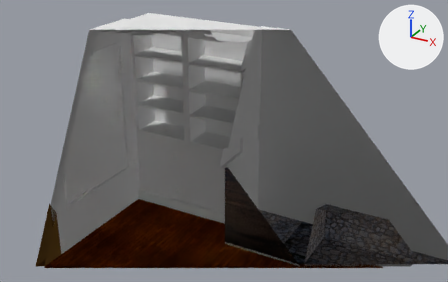
The Blender file Scenes/GothicLibrary.blend: old version first, new version second.
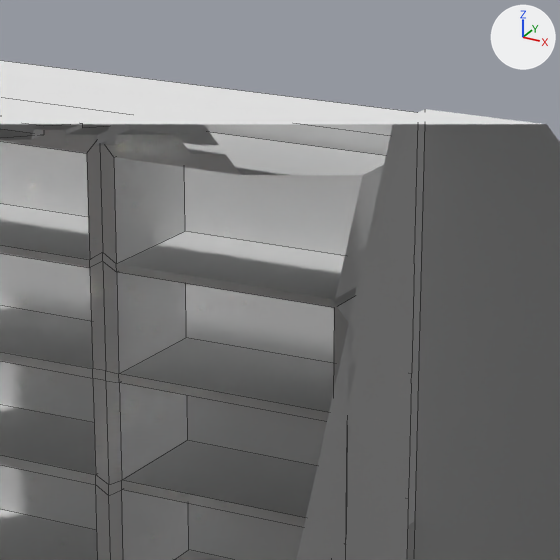
There are two pictures of each version: one from a 50 mm lens placed at (6.67, -15.95, 18.49), pointed at (-8.0, 10.73, 5.15), one close up on the part from 36% to 66% of the width and 0% to 47% of the height. Lighting does not change. The marker at upper right points along +X, +Y and +Z. The close-ups show mesh edges as thin lines. Everything nearer to the camera than a plane just in front of the edit is cut away.

The first close-up shows 'Bookshelf-110x18x70_proxy.005', 'CeilingTile_proxy', 'CeilingTile_proxy.006', 'FireplaceWall-110x20x70_proxy.001'.
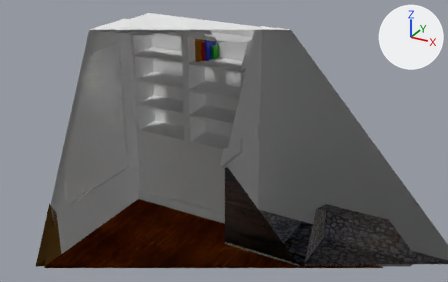
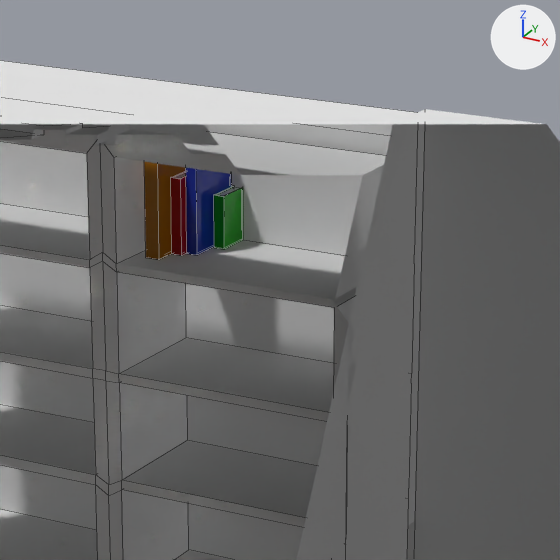
Pixel boxes [x1, y1, x2, y2] of what changed, in the close-ups (560 x 560 px):
'LODA Book 9x1.5x12_proxy.001', added (blue)
    after: [186, 168, 232, 255]
'LODA Book 13x2x13_proxy.001', added (brown)
    after: [144, 162, 186, 260]
'LODA Book 5x1.5x7_proxy.001', added (green)
    after: [214, 186, 243, 249]
    faces in mat_book_cover (green #0f960d): [214, 186, 243, 249]
'LODA Book 10x1.5x10_proxy.001', added (red)
    after: [171, 171, 187, 255]
    faces in mat_book_cover_002 (red #a1151c): [171, 171, 187, 255]

Diff of the bpy script that builds the scene:
```diff
--- a/Scenes/GothicLibrary.blend.py
+++ b/Scenes/GothicLibrary.blend.py
@@ ob_loda_book_10x1_5x10_proxy_001 @@
+ob_loda_book_10x1_5x10_proxy_001 = bpy.data.objects.new('LODA Book 10x1.5x10_proxy.001', me_loda_book_13x2x13_002)  # 24 vertices, 22 faces; spans x -0.2..0.0, y -1.3..0.0, z 0.0..1.3; in mat_book_cover_002 (red #a2151c), mat_book_pages_002 (white #ffffff)
+ob_loda_book_10x1_5x10_proxy_001.parent = ob_decorations
+ob_loda_book_10x1_5x10_proxy_001.location = (-9.752, 12.7, 9.072)
+ob_loda_book_10x1_5x10_proxy_001.scale = (0.75, 0.769, 0.769)
@@ ob_decorations @@
+ob_decorations = bpy.data.objects.new('Decorations', None)
+ob_decorations.location = (0.0, 0.0, 0.0)
@@ ob_loda_book_9x1_5x12_proxy_001 @@
+ob_loda_book_9x1_5x12_proxy_001 = bpy.data.objects.new('LODA Book 9x1.5x12_proxy.001', me_loda_book_13x2x13_001)  # 24 vertices, 22 faces; spans x -0.2..0.0, y -1.3..0.0, z 0.0..1.3; in mat_book_cover_001 (blue #192ea2), mat_book_pages_001 (white #ffffff)
+ob_loda_book_9x1_5x12_proxy_001.parent = ob_decorations
+ob_loda_book_9x1_5x12_proxy_001.location = (-9.586, 12.7, 9.072)
+ob_loda_book_9x1_5x12_proxy_001.scale = (0.75, 0.692, 0.923)
@@ ob_loda_book_5x1_5x7_proxy_001 @@
+ob_loda_book_5x1_5x7_proxy_001 = bpy.data.objects.new('LODA Book 5x1.5x7_proxy.001', me_loda_book_13x2x13)  # 24 vertices, 22 faces; spans x -0.2..0.0, y -1.3..0.0, z 0.0..1.3; in mat_book_cover (green #0f960d), mat_book_pages (white #ffffff)
+ob_loda_book_5x1_5x7_proxy_001.parent = ob_decorations
+ob_loda_book_5x1_5x7_proxy_001.location = (-9.414, 12.7, 9.072)
+ob_loda_book_5x1_5x7_proxy_001.scale = (0.75, 0.385, 0.538)
@@ ob_loda_book_13x2x13_proxy_001 @@
+ob_loda_book_13x2x13_proxy_001 = bpy.data.objects.new('LODA Book 13x2x13_proxy.001', me_loda_book_13x2x13_003)  # 24 vertices, 22 faces; spans x -0.2..0.0, y -1.3..0.0, z 0.0..1.3; in mat_book_cover_003 (brown #a26209), mat_book_pages_003 (white #ffffff)
+ob_loda_book_13x2x13_proxy_001.parent = ob_decorations
+ob_loda_book_13x2x13_proxy_001.location = (-9.907, 12.7, 9.072)
```
